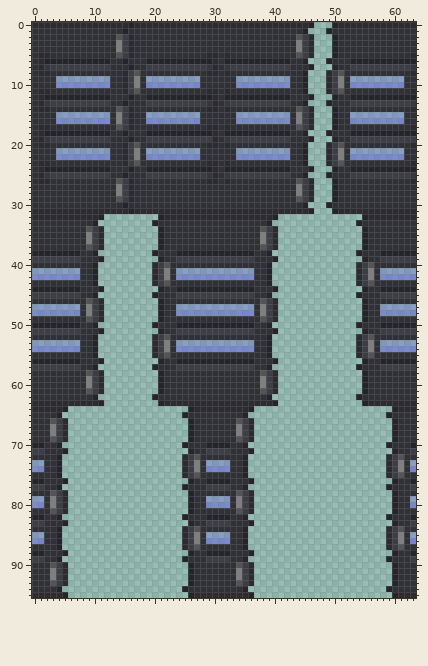
A sprite sheet gets an edit: Resources/Textures/TS/Structures/Doors/Glass/marine-pilot-mech.rsi/opening.png. The picture above is the old version.
The file is 64x96 pixels.
And afterwards:
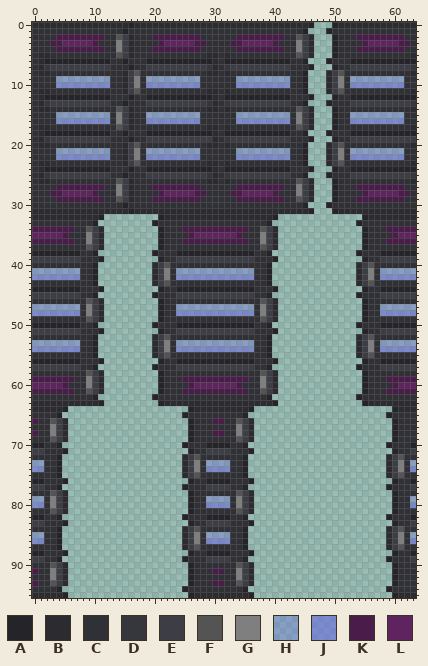
Palette (. is transparent): A #242429  B #2b2b30  C #303037  D #36363d  E #3d3d46  F #545454  G #7f7f7f  H #6868de5b  J #6868de96  K #4a1c4a  L #5f245f
The exact change:
y 2: x 4..11 CCCCCCCC -> KKKKKKKK; x 20..27 CCCCCCCC -> KKKKKKKK; x 34..41 CCCCCCCC -> KKKKKKKK; x 54..61 CCCCCCCC -> KKKKKKKK
y 3: x 3..10 CCCCCCCC -> KKLLLLLK; x 21..28 CCCCCCCC -> KLLLLLKK; x 33..40 CCCCCCCC -> KKLLLLLK; x 55..62 CCCCCCCC -> KLLLLLKK
y 4: x 4..11 CCCCCCCC -> KKKKKKKK; x 20..27 CCCCCCCC -> KKKKKKKK; x 34..41 CCCCCCCC -> KKKKKKKK; x 54..61 CCCCCCCC -> KKKKKKKK
y 27: x 4..11 CCCCCCCC -> KKKKKKKK; x 20..27 CCCCCCCC -> KKKKKKKK; x 34..41 CCCCCCCC -> KKKKKKKK; x 54..61 CCCCCCCC -> KKKKKKKK
y 28: x 3..10 CCCCCCCC -> KKLLLLLK; x 21..28 CCCCCCCC -> KLLLLLKK; x 33..40 CCCCCCCC -> KKLLLLLK; x 55..62 CCCCCCCC -> KLLLLLKK
y 29: x 4..11 CCCCCCCC -> KKKKKKKK; x 20..27 CCCCCCCC -> KKKKKKKK; x 34..41 CCCCCCCC -> KKKKKKKK; x 54..61 CCCCCCCC -> KKKKKKKK
y 34: x 0..6 CCCCCCC -> KKKKKKK; x 25..35 CCCCCCCCCCC -> KKKKKKKKKKK; x 59..63 CCCCC -> KKKKK
y 35: x 0..5 CCCCCC -> LLLLLK; x 26..34 CCCCCCCCC -> KLLLLLLLK; x 60..63 CCCC -> KLLL
y 36: x 0..6 CCCCCCC -> KKKKKKK; x 25..35 CCCCCCCCCCC -> KKKKKKKKKKK; x 59..63 CCCCC -> KKKKK
y 59: x 0..6 CCCCCCC -> KKKKKKK; x 25..35 CCCCCCCCCCC -> KKKKKKKKKKK; x 59..63 CCCCC -> KKKKK
y 60: x 0..5 CCCCCC -> LLLLLK; x 26..34 CCCCCCCCC -> KLLLLLLLK; x 60..63 CCCC -> KLLL
y 61: x 0..6 CCCCCCC -> KKKKKKK; x 25..35 CCCCCCCCCCC -> KKKKKKKKKKK; x 59..63 CCCCC -> KKKKK
y 66: x 0 C -> K; x 30..31 CC -> KK
y 68: x 0 C -> K; x 30..31 CC -> KK
y 91: x 0 C -> K; x 30..31 CC -> KK
y 93: x 0 C -> K; x 30..31 CC -> KK
